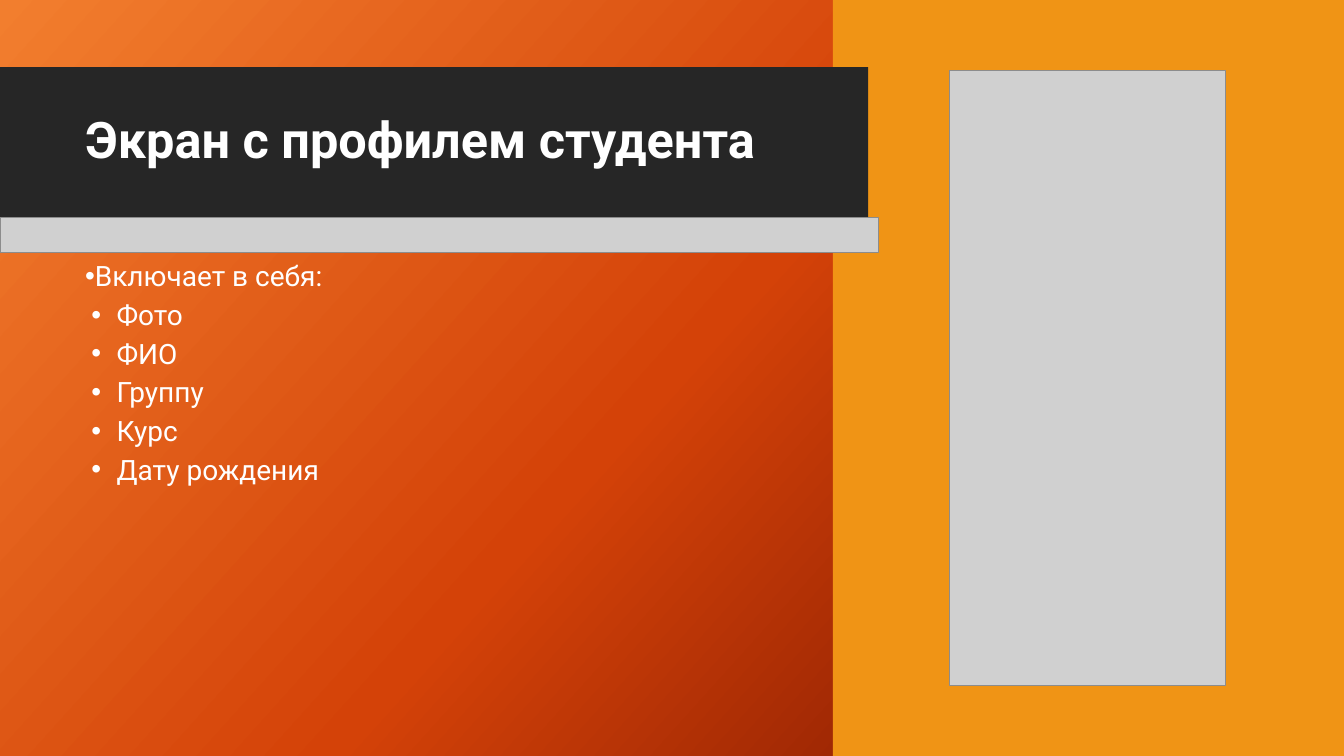
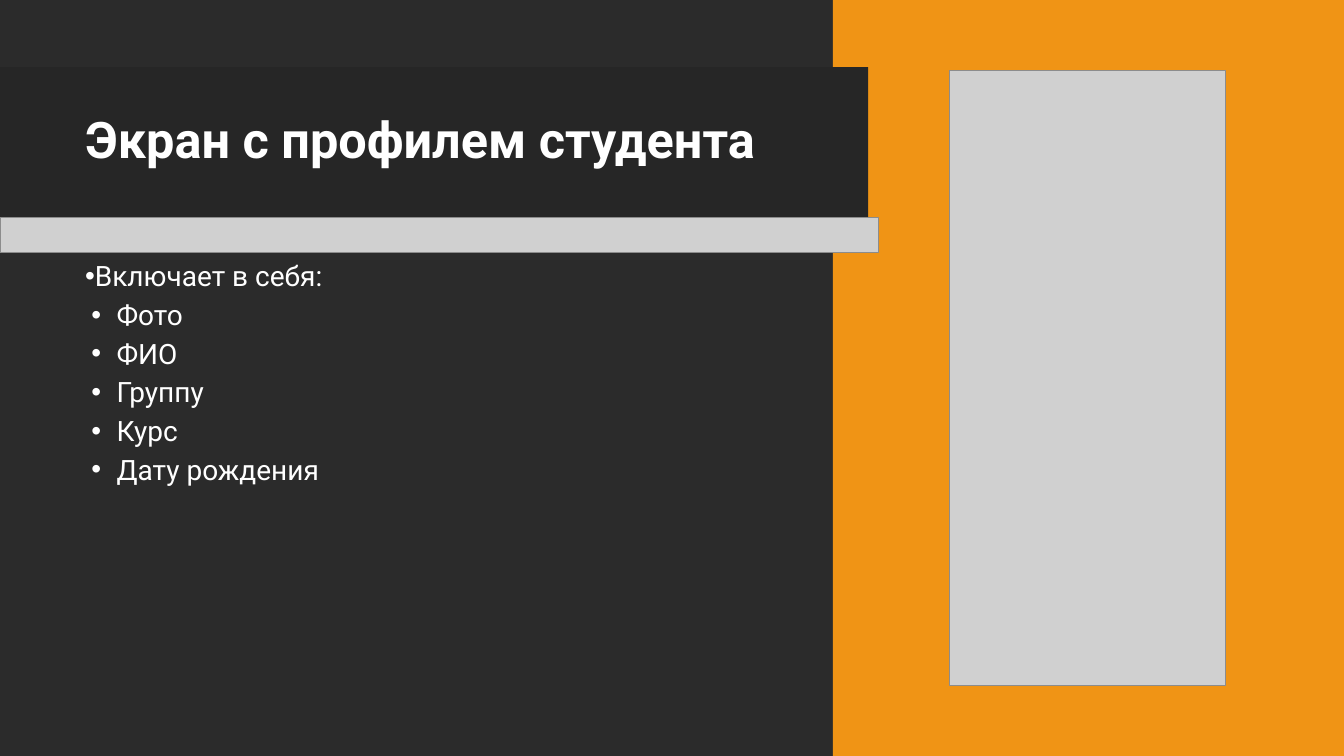
Before and after one commit to GRIZZLY1111/UP_7, a slide deck: slide 12 of Презентация_Up_7.pptx. Drawn at 1344x756 pixels with LibreOffice and Linux fonts; fonts in the diff are those of the drawing; grey boxes stand for pictures; background and template pictures are left out; a plain dark background stands for a picture behind light text. Boxes give left, top, right and bottom in pixels: in the first picture for what was removed or moved away, otherwise in the second. Text is boxed around its words. In the diff, an @@ line names an element or a change of style, - is before the commit and + after.

```diff
--- a/Презентация_Up_7.pptx
+++ b/Презентация_Up_7.pptx
@@ rectangle at <box>0,0,1344,756</box>: fill gradient #F18031 to #D54209 to #6A0D00 to #D17DF9 @@
```
Also in this commit, not shown: 6 other slides changed.
